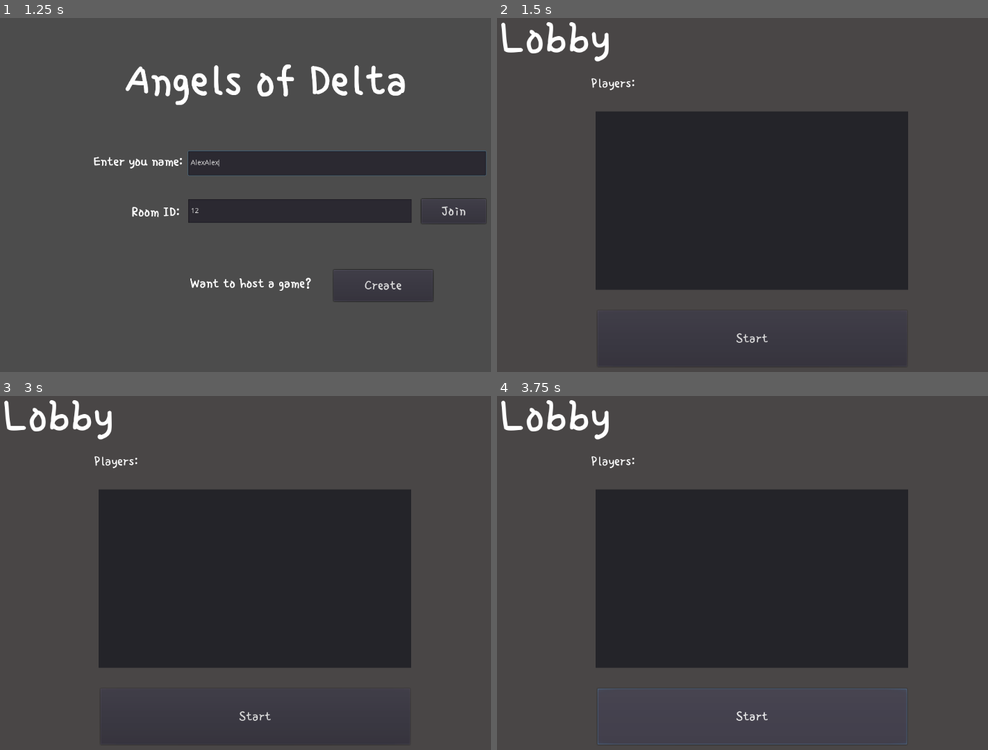
Above: before the commit, frames 1-4 (two rows, left to right).
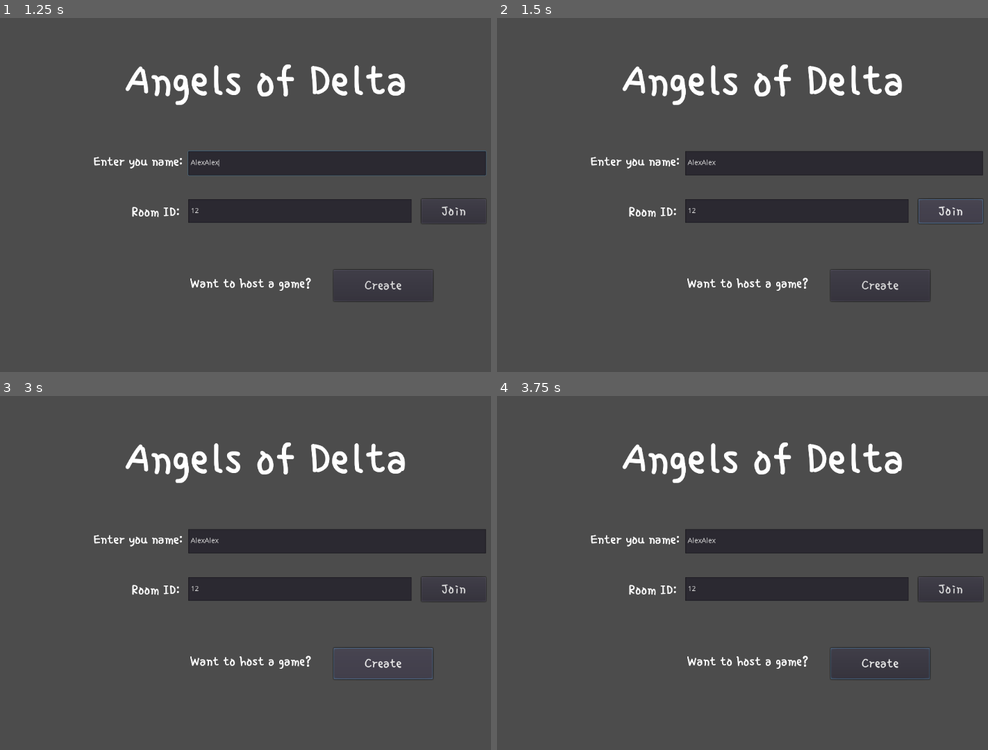
Above: after the commit, the same moments.

Repository: askoki160/angels-of-delta
Game: Godot game, scene res://Scenes/StartScene.tscn
Two runs of this game, one before a commit and one after it. Both use one fixed random seed, a clock stepped at 60 frames per second and the inputs below.
Inputs (mouse positions are in pixels of both pictures, inside the frame that each line leads up to):
- Up to frame 1 (1.25 s): click (338, 163) at 0.52 s; type "Alex" at 0.6 s; click (299, 212) at 0.75 s; type "12" at 0.83 s; click (338, 163) at 0.98 s; type "Alex" at 1.07 s
- Up to frame 2 (1.5 s): click "Join" at 1.25 s
- Up to frame 3 (3 s): click "Join" at 2 s; click "Create" at 2.75 s
- Up to frame 4 (3.75 s): click (752, 718) at 3.5 s, where only the run before the commit has a clickable "Start"

Frame 1 is identical in both runs. In frame 2, 30% of the frame differs, in the area x 0-100%, y 1-99%; in frame 3, 30%; in frame 4, 30%.

Commit message:
Lobby working with multiple game instances

Diff:
--- a/Global.gd
+++ b/Global.gd
@@ -2,7 +2,7 @@
 
 # multiplayer
 # The URL we will connect to
-export var websocket_url = "ws://localhost:8000/"
+export var websocket_url = "ws://localhost:8000/ws/chat/room_name/"
 
 # Our WebSocketClient instance
 var _client = WebSocketClient.new()
--- a/Scripts/Lobby.gd
+++ b/Scripts/Lobby.gd
@@ -5,12 +5,19 @@
 onready var websocket_url = global_vars.websocket_url
 
 const PlayerItem = preload("res://Scenes/PlayerItem.tscn")
+var all_items = []
 
-func addItem(itemIndex, itemName):
+func reset_items():
+	if all_items.size() != 0:
+		for i in range(all_items.size()):
+			$Panel/ScrollContainer/list.remove_child(all_items[i])
+
+func add_item(itemIndex, itemName):
 	var item = PlayerItem.instance()
 	item.get_node("Name").text = itemName
 	item.get_node("Order").text = itemIndex
 	item.rect_min_size = Vector2(130, 30)
+	all_items.append(item)
 	$Panel/ScrollContainer/list.add_child(item)
 
 func _ready():
@@ -25,9 +32,23 @@
 
 
 func _on_data():
+	var parse_output =_client.get_peer(1).get_packet().get_string_from_utf8()
+	if parse_output != "":
+		print("1st ", parse_output)
+		var json = JSON.parse(parse_json(parse_output))
+		print("json ", json)
+		if json.error == OK:
+			if typeof(json.result) == TYPE_DICTIONARY:
+				print(json.result.players)
+				global_vars.remote_players = json.result.players
+		else:
+			print("unexpected results")
+
+		print("Global players: ", global_vars.remote_players)
 	var players = global_vars.remote_players
+	reset_items()
 	for i in range(players.size()):
-		addItem(str(i+1), players[i])
+		add_item(str(i+1), players[i])
 
 func _process(delta):
 	# Call this in _process or _physics_process. Data transfer, and signals
--- a/Scripts/StartScene.gd
+++ b/Scripts/StartScene.gd
@@ -26,6 +26,7 @@
 	if err != OK:
 		print("Unable to connect")
 		set_process(false)
+	set_process(true)
 	print("connected: ", err)
 
 # start game
@@ -56,8 +57,6 @@
 	# to receive data from server, and not get_packet directly when not
 	# using the MultiplayerAPI.
 	var parse_output =_client.get_peer(1).get_packet().get_string_from_utf8()
-	if _player_name in parse_output:
-		$Label.text = parse_output
 
 	var json = JSON.parse(parse_json(parse_output))
 	if json.error == OK:
@@ -67,22 +66,13 @@
 	else:
 		print("unexpected results")
 
-	print("Global players: ", global_vars.remote_players)
-
 func _process(delta):
 	# Call this in _process or _physics_process. Data transfer, and signals
 	# emission will only happen when calling this function.
 	_client.poll()
 
-func _on_SpinBox_value_changed(value):
-	global_vars.players = value
-
-
 func _on_JoinButton_pressed():
-	if _player_name == "":
-		return
-	Network.connect_to_server(_player_name)
-	_load_game()
+	init_connection()
 
 func _load_game():
 	get_tree().change_scene("res://Scenes/LobbyScene.tscn")
